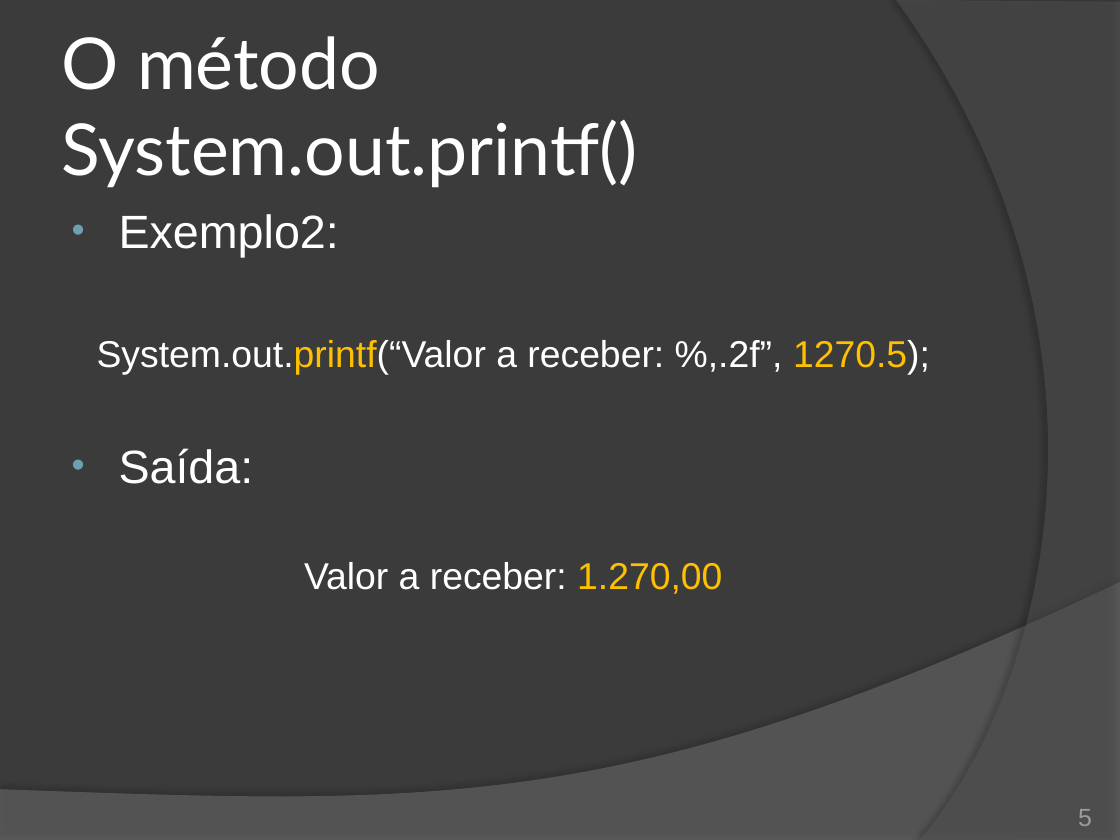
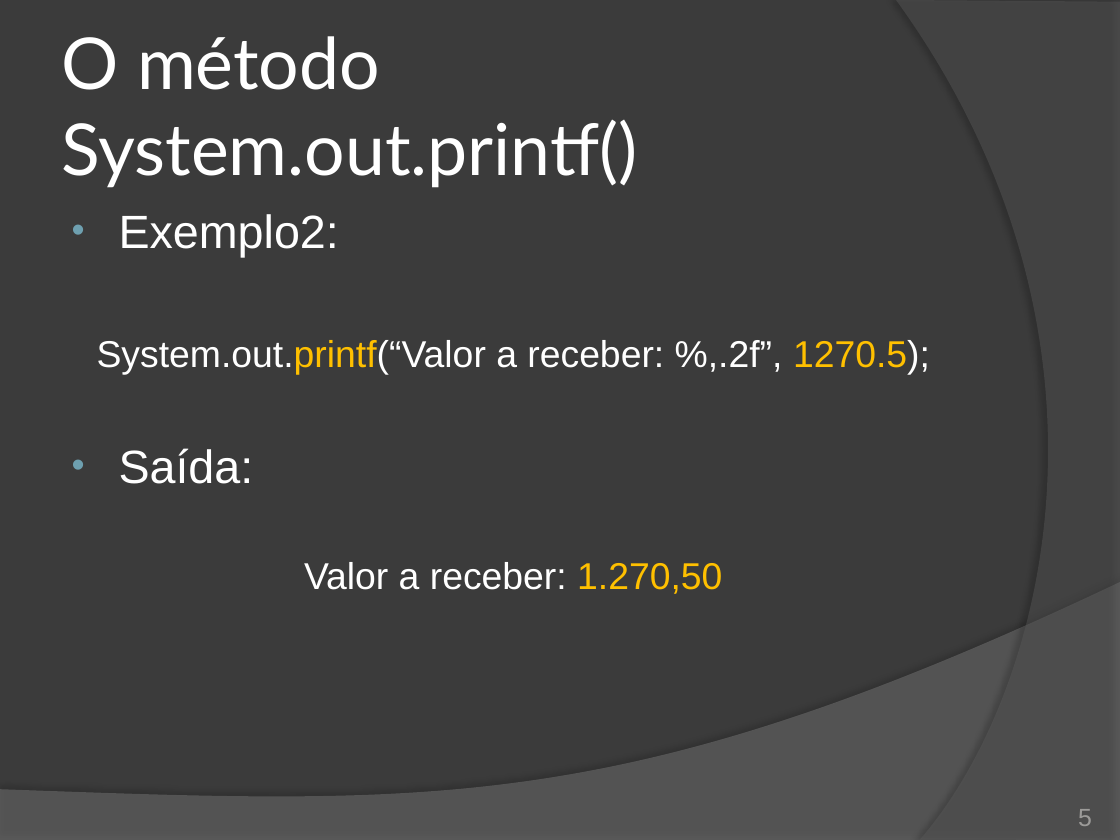
Before and after one commit to duchesqui/slzvieira-training, a slide deck: slide 5 of 2-Java-Programmer-Modulo-II/02.Capitulo01.pptx. Drawn at 1120x840 pixels with LibreOffice and Linux fonts; fonts in the diff are those of the drawing. Boxes give left, top, right and bottom in pixels: in the first picture for what was removed or moved away, otherwise in the second. Text is boxed around its words. In the diff, an @@ line names an element or a change of style, - is before the commit and + after.

```diff
--- a/2-Java-Programmer-Modulo-II/02.Capitulo01.pptx
+++ b/2-Java-Programmer-Modulo-II/02.Capitulo01.pptx
@@ text at (304,562,722,594): text changed @@
-Valor a receber: 1.270,00
+Valor a receber: 1.270,50
```
Also in this commit, not shown: 1 other slide changed, 4 other files.
